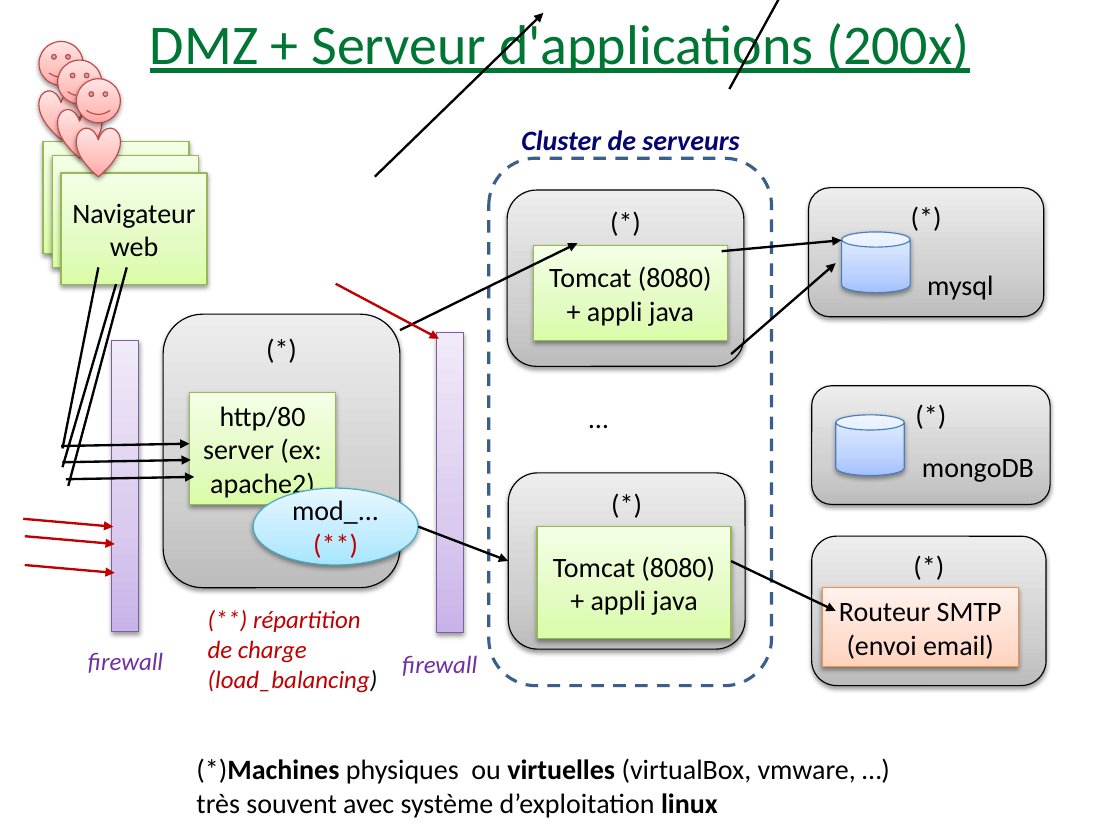
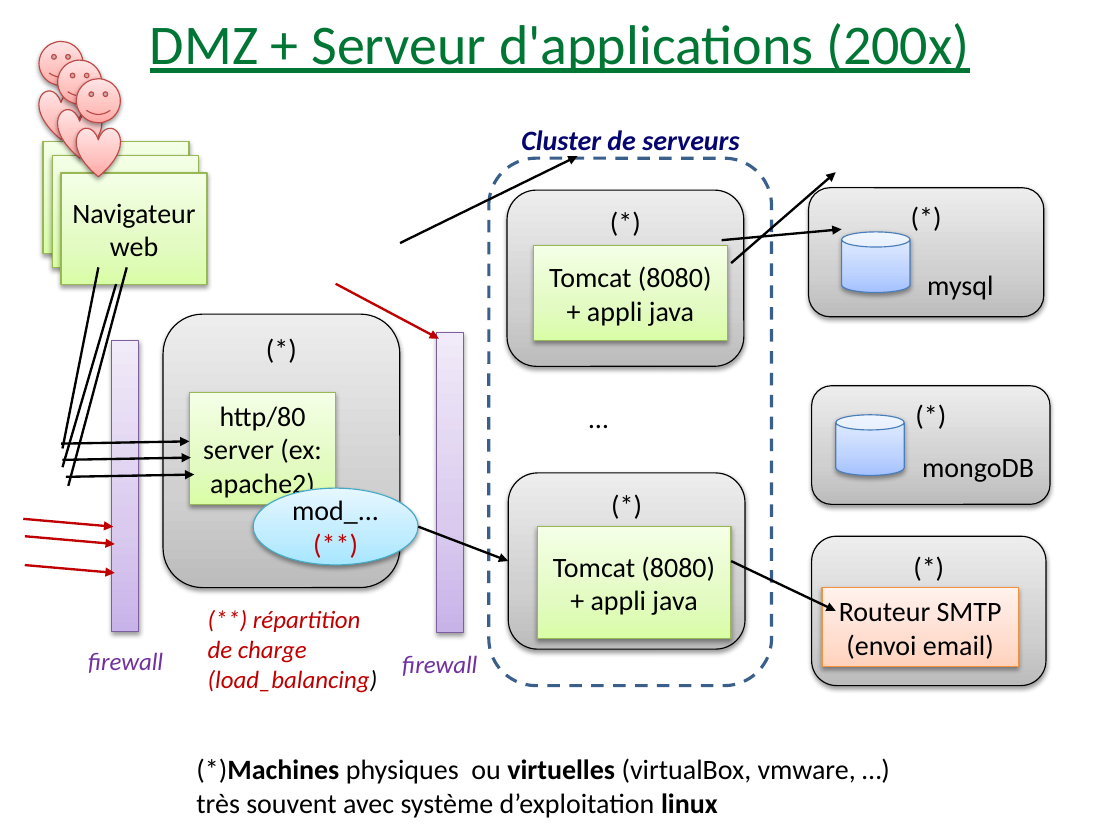
Before and after one commit to didier-tp/afc2021, a slide deck: slide 2 of docs/infrastructures_cloud_et_microservices.pptx. Drawn at 1120x840 pixels with LibreOffice and Linux fonts; fonts in the diff are those of the drawing. Boxes give left, top, right and bottom in pixels: in the first picture for what was removed or moved away, otherwise in the second. Text is boxed around its words. In the diff, an @@ line names an element or a change of style, - is before the commit and + after.

```diff
--- a/docs/infrastructures_cloud_et_microservices.pptx
+++ b/docs/infrastructures_cloud_et_microservices.pptx
@@ text "DMZ + Serveur d'applications (200x)" rewrapped from box(150, 18, 969, 78) to box(150, 23, 969, 73) @@
@@ freeform shape removed at box(729, 0, 843, 88) @@
@@ freeform shape: place and size @@
-freeform shape at box(375, 12, 544, 176)
+freeform shape at box(400, 156, 577, 243)
@@ freeform shape: place and size @@
-freeform shape at box(721, 241, 841, 252)
+freeform shape at box(731, 172, 836, 263)
@@ freeform shape: place and size @@
-freeform shape at box(731, 263, 836, 354)
+freeform shape at box(721, 230, 841, 241)
@@ freeform shape removed at box(400, 243, 578, 330) @@
@@ outline redrawn in 3 elements at box(66, 475, 195, 477), box(62, 441, 190, 444), box(63, 458, 192, 460) @@
```
Also in this commit, not shown: 4 other slides changed, 4 slides added, 3 slides removed, 6 other files.
